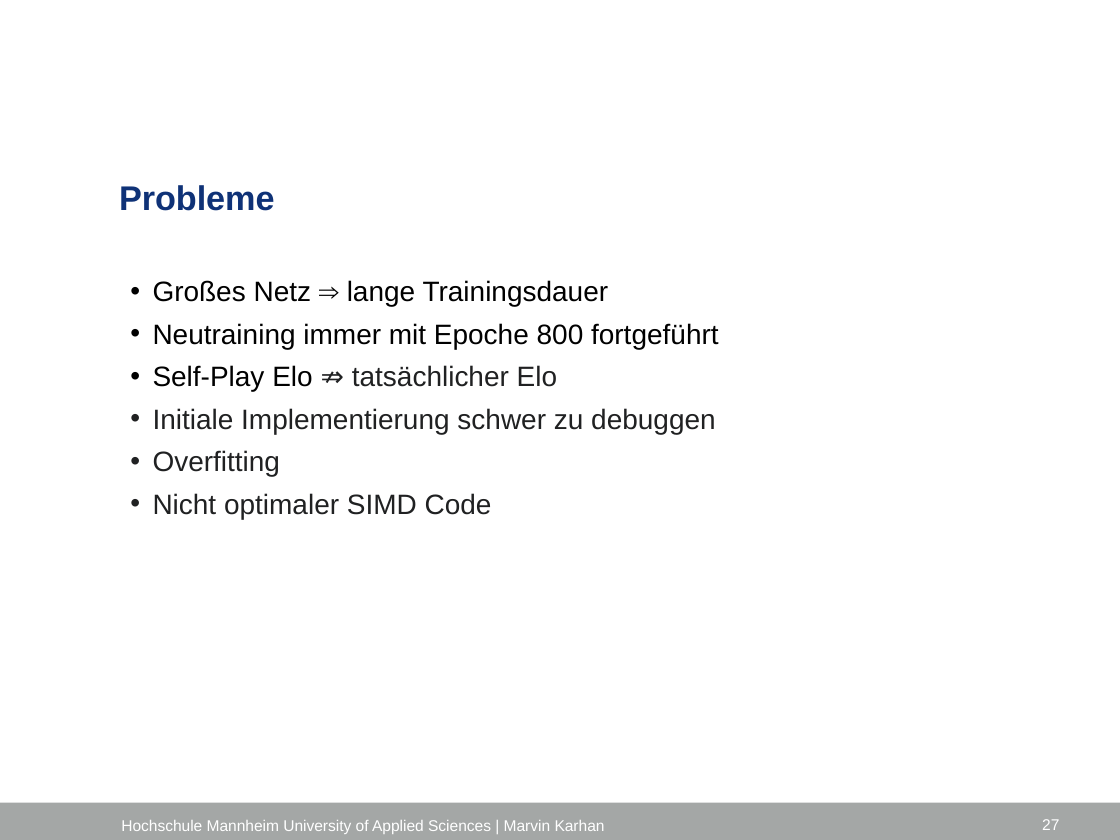
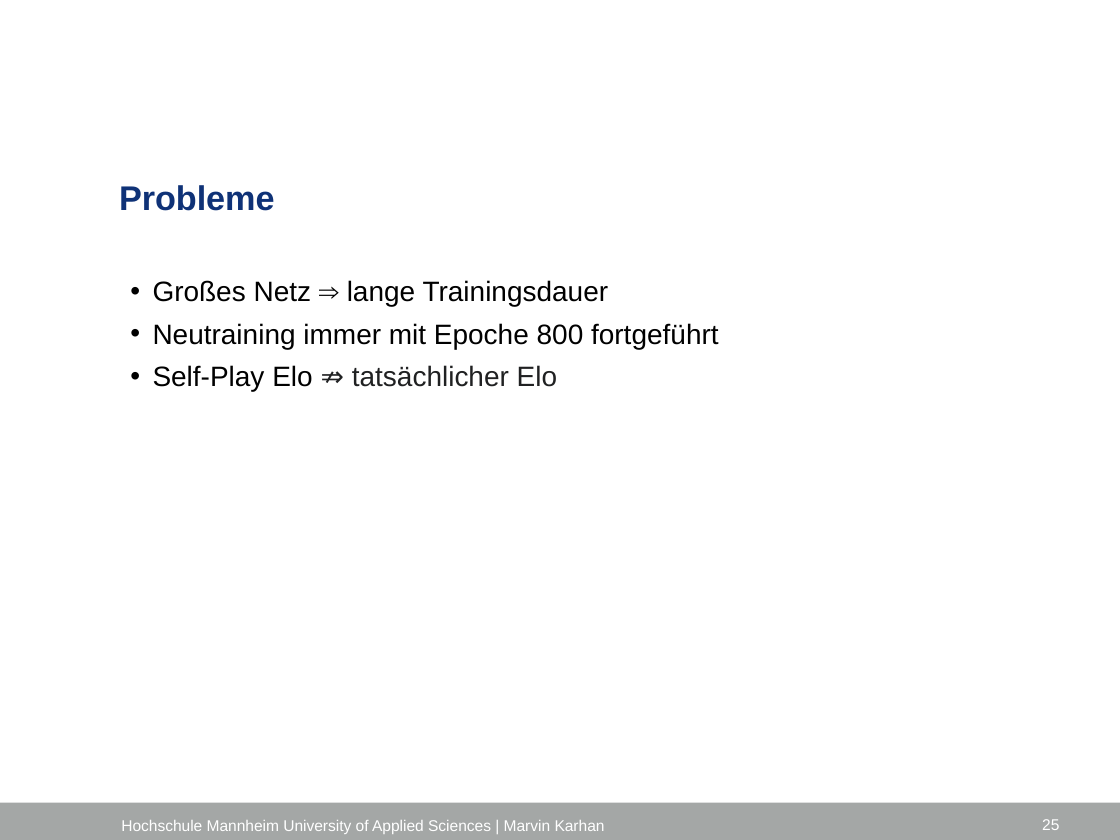
Before and after one commit to marvinkarhan/Bachelorarbeit, a slide deck: slide 25 of latex/Kolloquium/Kolloquium_Marvin_Karhan.pptx (slide 27 before the commit). Drawn at 1120x840 pixels with LibreOffice and Linux fonts; fonts in the diff are those of the drawing; background and template pictures are left out. Boxes give left, top, right and bottom in pixels: in the first picture for what was removed or moved away, otherwise in the second. Text is boxed around its words. In the diff, an @@ line names an element or a change of style, - is before the commit and + after.

```diff
--- a/latex/Kolloquium/Kolloquium_Marvin_Karhan.pptx
+++ b/latex/Kolloquium/Kolloquium_Marvin_Karhan.pptx
@@ text at box(153, 408, 716, 519): paragraphs removed @@
-  • Initiale Implementierung schwer zu debuggen
-  • Overfitting
-  • Nicht optimaler SIMD Code
@@ page number at box(1042, 819, 1059, 830): text changed @@
-27
+25
```
Also in this commit, not shown: 4 other slides changed.
